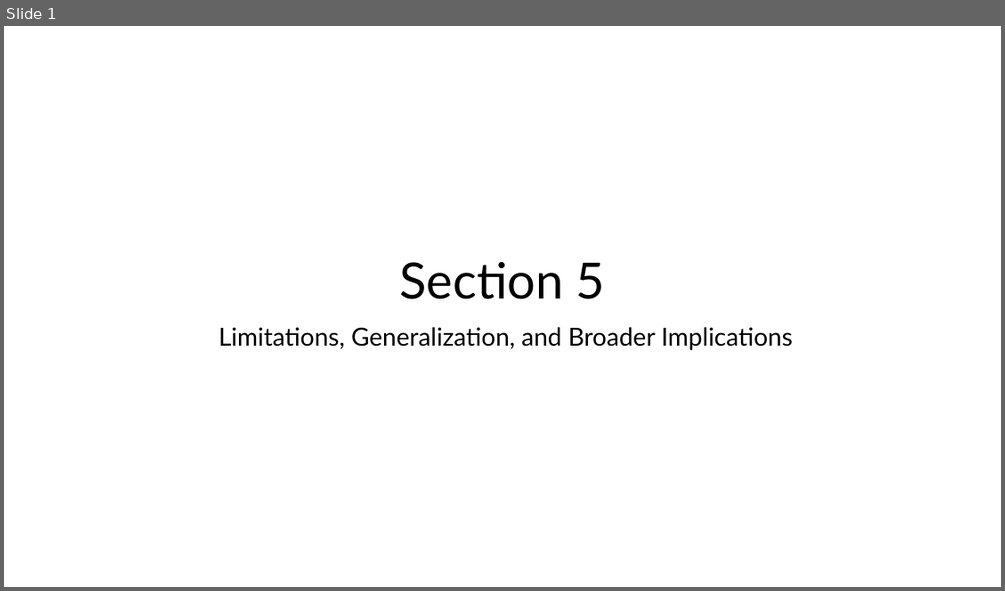
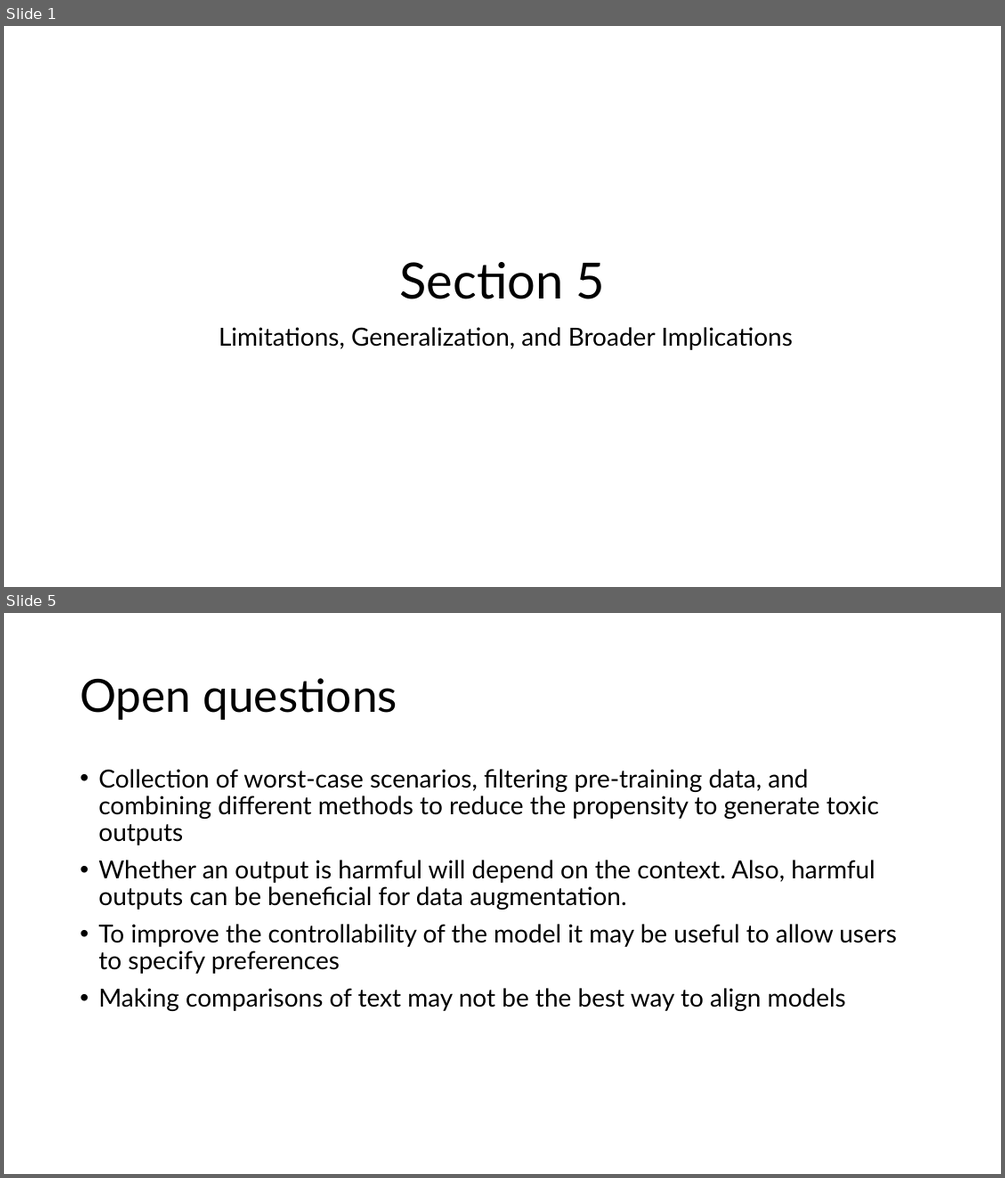
Before and after one commit to logus2k/genai_paper, a slide deck: section5/section5.pptx. Shown one above the other, each under a label of ours: slide 1 before the commit, slides 1 and 5 after it; the slides between them are not shown. The pictures are 1005x591 and 1005x1178 pixels, drawn with LibreOffice and Linux fonts; fonts in the diff are those of the drawing. Boxes give left, top, right and bottom in pixels: in the first picture for what was removed or moved away, otherwise in the second. Text is boxed around its words. In the diff, an @@ line names an element or a change of style, - is before the commit and + after.

```diff
--- a/section5/section5.pptx
+++ b/section5/section5.pptx
@@ slide 5 added at bbox=[4, 613, 1001, 1174], background #FFFFFF @@
@@ title added at bbox=[80, 678, 397, 720], 44 pt, text #000000 @@
+Open questions
@@ text added at bbox=[98, 769, 897, 1011], 24 pt, text #000000 @@
+• Collection of worst-case scenarios, filtering pre-training data, and combining different methods to reduce the propensity to generate toxic outputs
+• Whether an output is harmful will depend on the context. Also, harmful outputs can be beneficial for data augmentation.
+• To improve the controllability of the model it may be useful to allow users to specify preferences
+• Making comparisons of text may not be the best way to align models
```
Also in this commit, not shown: 4 other slides added, 1 slide removed, 1 other file.
